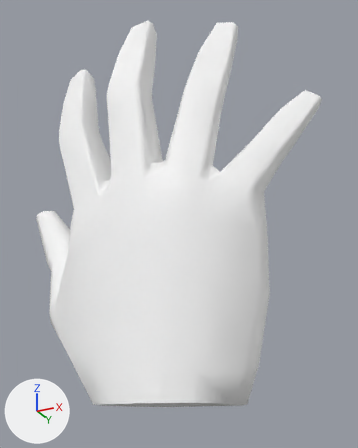
An edit to the FBX model Assets/LeapMotionModules/Hands/Models/LoPoly_Rigged_Hand_Right.fbx, drawn before and after from the same camera.
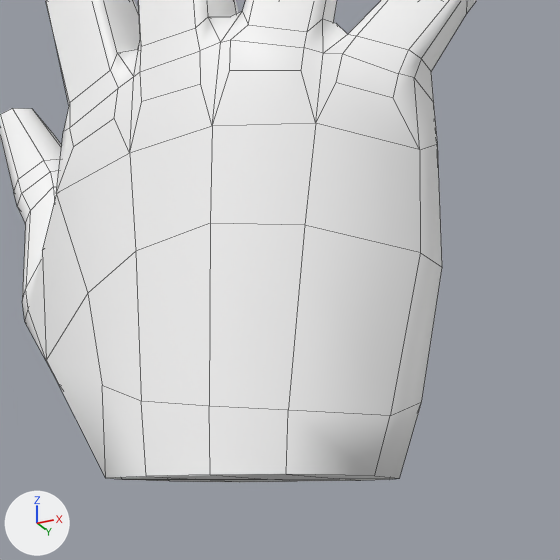
Each version is shown whole from a 50 mm camera at (0.0941, -0.1799, -0.0091) aimed at (0.0003, 0.0077, 0.0753), then close up on the part from 11% to 93% of the width and 34% to 100% of the height. The axes (+X, +Y, +Z) are drawn at lower left. The lights are the same throughout. The close-ups show mesh edges as thin lines. Where no turn or scale is listed for an object, it has been applied to the vertices.

Before the edit, the objects in view are built like this:
```python
me_mesh = bpy.data.meshes.new('Mesh')
me_mesh.from_pydata(...)  # 406 vertices, 405 faces; spans x -0.088..0.067, y -0.033..0.03, z -0.002..0.178
me_mesh.materials.append(mat_lamb_lopolyhand)  # its picture is missing
ob_lopoly_hand_mesh_right = bpy.data.objects.new('LoPoly_Hand_Mesh_Right', me_mesh)
ob_lopoly_hand_mesh_right.location = (0.0, 0.0, 0.0)
```
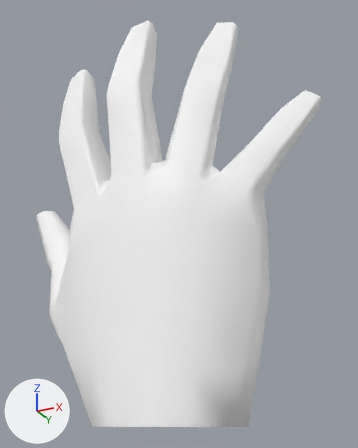
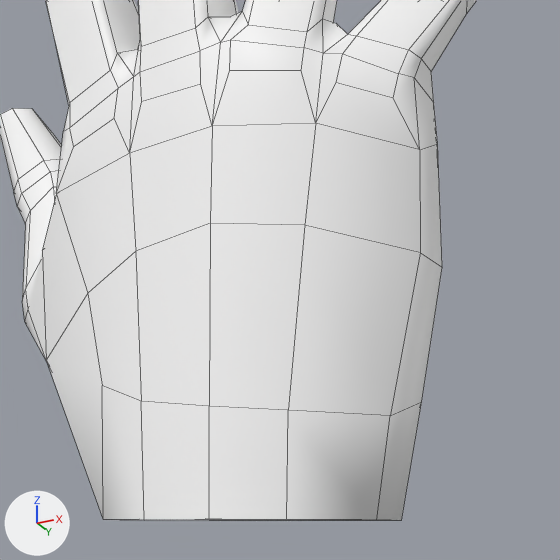
Where the change shows, as pixel boxes [x1, y1, x2, y2] in the close-ups (560 x 560 px; the box of a moved part takes in the faces that stretch with it):
'LoPoly_Hand_Mesh_Right', reshaped: before [0, 0, 477, 482]; after [0, 0, 477, 520]
part 1 of me_mesh, moved or reshaped: before [47, 293, 422, 482]; after [47, 293, 422, 520]

What the commit changed:
me_mesh has 406 vertices, 405 faces and spans x -0.088..0.067, y -0.033..0.03, z -0.002..0.178.
me_mesh is used by ob_lopoly_hand_mesh_right; location (0.0, 0.0, 0.0).
me_mesh part 1: all 15 vertices in x -0.028..0.028, y -0.019..0.02, z -0.002 are moved by (0.0, 0.0, -0.008).
